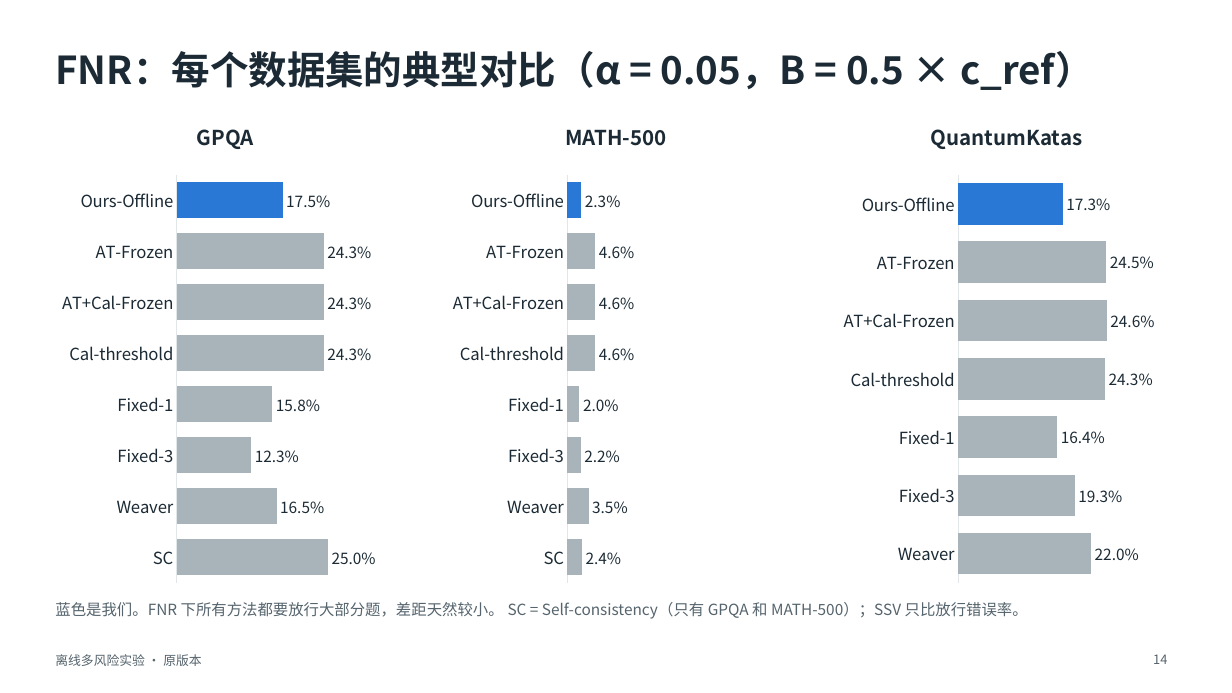
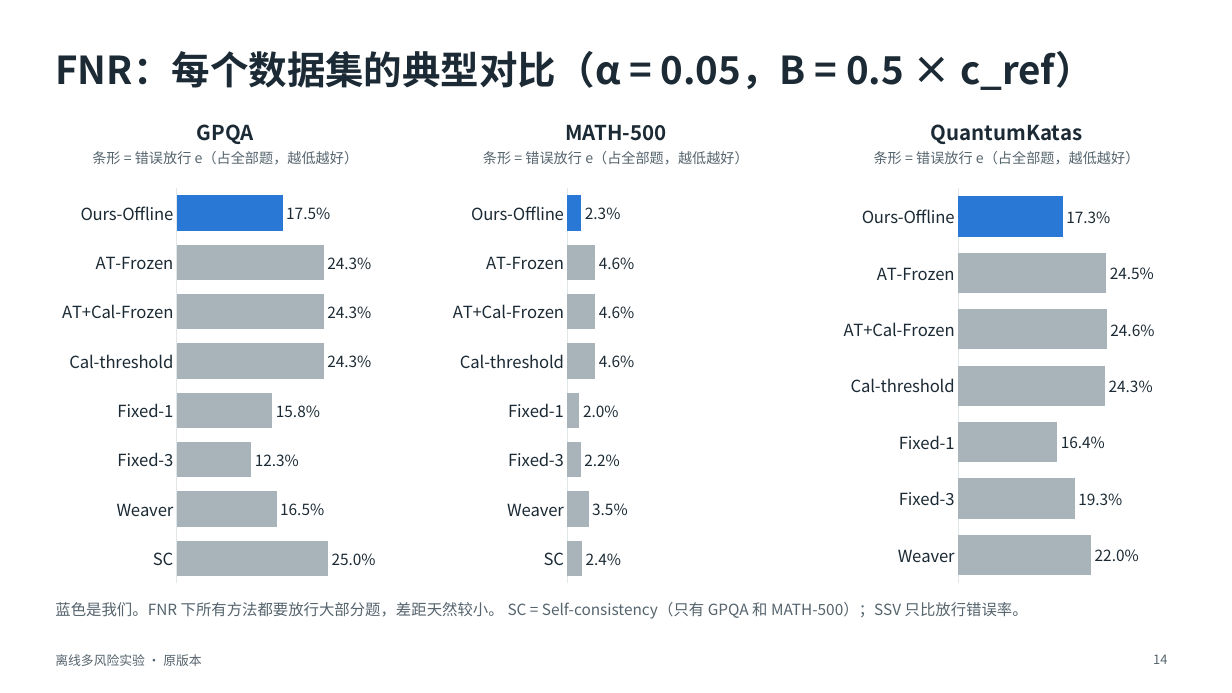
Before and after one commit to toz015/verification_generation_experiment, a slide deck: slide 14 of reports/offline_multirisk_20261116_calibrated/deck/离线多风险实验_原版本.pptx. Drawn at 1232x693 pixels with LibreOffice and Linux fonts; fonts in the diff are those of the drawing. Boxes give left, top, right and bottom in pixels: in the first picture for what was removed or moved away, otherwise in the second. Text is boxed around its words. In the diff, an @@ line names an element or a change of style, - is before the commit and + after.

```diff
--- a/reports/offline_multirisk_20261116_calibrated/deck/离线多风险实验_原版本.pptx
+++ b/reports/offline_multirisk_20261116_calibrated/deck/离线多风险实验_原版本.pptx
@@ text "GPQA": place and size @@
-text "GPQA" at box(197, 129, 254, 149)
+text "GPQA" at box(197, 124, 254, 144)
@@ text "MATH-500": place and size @@
-text "MATH-500" at box(565, 129, 666, 146)
+text "MATH-500" at box(565, 124, 666, 141)
@@ text "QuantumKatas": place and size @@
-text "QuantumKatas" at box(931, 129, 1083, 149)
+text "QuantumKatas" at box(931, 124, 1083, 144)
@@ text added at box(92, 151, 358, 165), 11 pt, text #55646D @@
+条形 = 错误放行 e（占全部题，越低越好）
@@ text added at box(483, 151, 748, 165), 11 pt, text #55646D @@
+条形 = 错误放行 e（占全部题，越低越好）
@@ text added at box(874, 151, 1139, 164), 11 pt, text #55646D @@
+条形 = 错误放行 e（占全部题，越低越好）
@@ bar chart: place and size @@
-bar chart at box(55, 166, 396, 592)
+bar chart at box(55, 180, 396, 592)
@@ bar chart: place and size @@
-bar chart at box(446, 166, 787, 592)
+bar chart at box(446, 180, 787, 592)
@@ bar chart: place and size @@
-bar chart at box(837, 166, 1177, 592)
+bar chart at box(837, 180, 1177, 592)
```
Also in this commit, not shown: 2 other slides changed, 1 other file.
